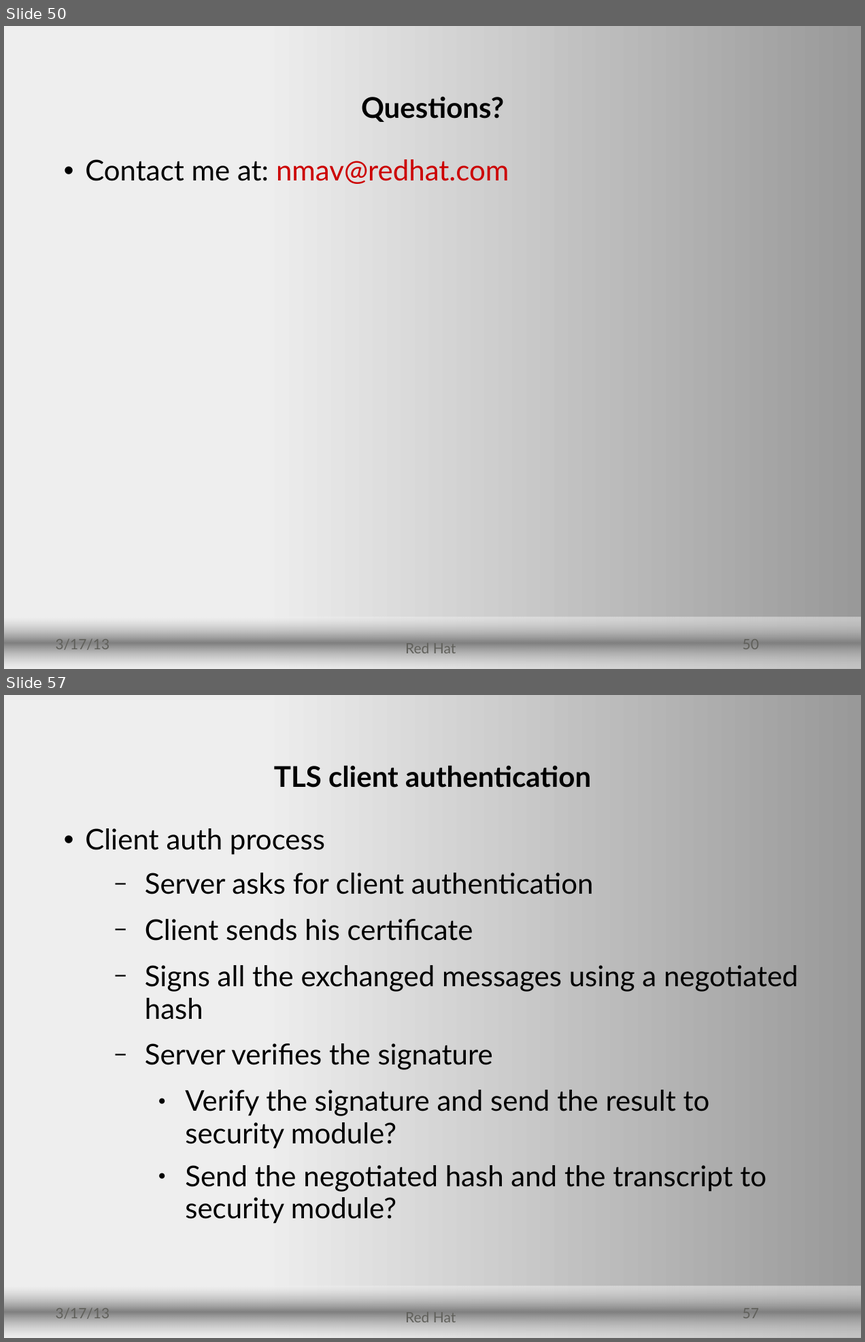
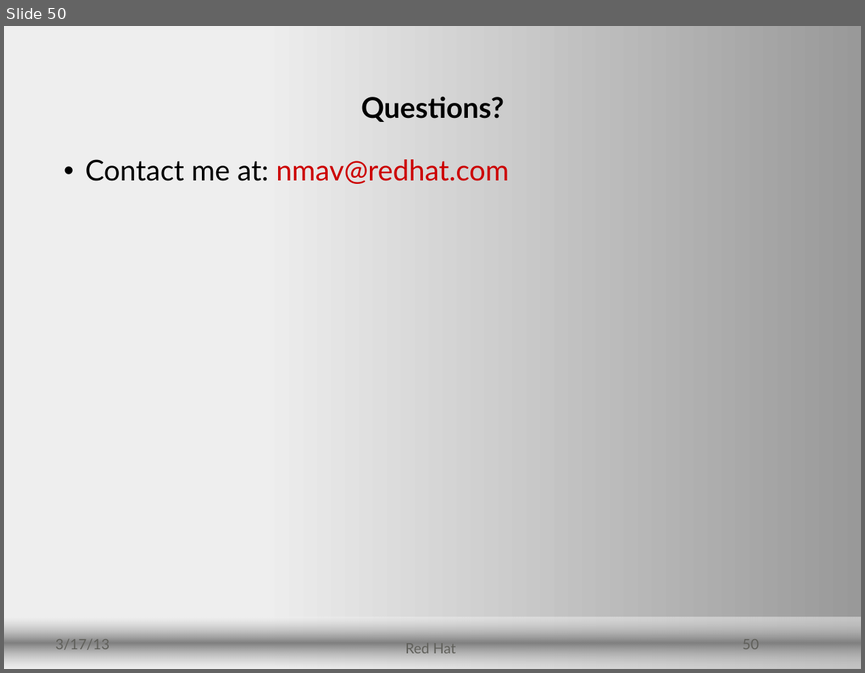
Before and after one commit to security-devroom/fosdem-2015, a slide deck: presentations/software-isolation-in-linux/software-isolation.odp. Shown one above the other, each under a label of ours: slides 50 and 57 before the commit, slide 50 after it; the slides between them are not shown. The pictures are 865x1342 and 865x673 pixels, drawn with LibreOffice and Linux fonts; fonts in the diff are those of the drawing; background and template pictures are left out. Boxes give left, top, right and bottom in pixels: in the first picture for what was removed or moved away, otherwise in the second. Text is boxed around its words. In the diff, an @@ line names an element or a change of style, - is before the commit and + after.

```diff
--- a/presentations/software-isolation-in-linux/software-isolation.odp
+++ b/presentations/software-isolation-in-linux/software-isolation.odp
@@ slide 57 removed at (4,695,861,1338), background gradient #EEEEEE to #999999; not listed: 1 template element that a slide beside it also shows @@
@@ title removed at (274,765,591,787) @@
-TLS client authentication
@@ text removed at (85,828,798,1223) @@
-• Client auth process
-  − Server asks for client authentication
-  − Client sends his certificate
-  − Signs all the exchanged messages using a negotiated hash
-  − Server verifies the signature
-    ● Verify the signature and send the result to security module?
-    ● Send the negotiated hash and the transcript to security module?
@@ text removed at (56,1308,110,1319) @@
-3/17/13
@@ text removed at (405,1312,456,1325) @@
-Red Hat
@@ page number removed at (742,1308,759,1318) @@
-57
```
Also in this commit, not shown: 54 other slides removed.
